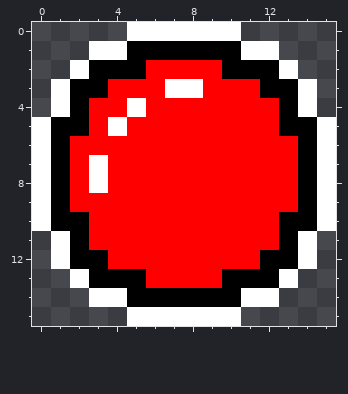
Pixel-art sprite -- DirectX2DLibraryCpp/Res/Bullet01.png. The picture above was drawn from the file before the commit.
The file is 16x16 pixels.
Once edited:
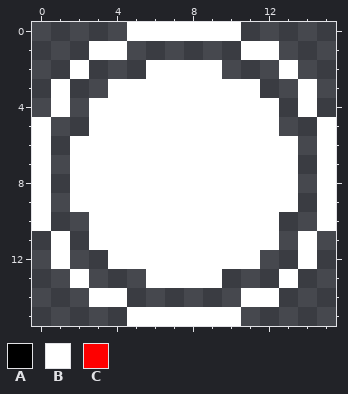
Palette (. is transparent): A #000000  B #ffffff  C #fe0000
What changed:
Changed rows in their new state; - is an unchanged pixel.
first column x 1:
 1 ----......----
 2 --...BBBB...--
 3 -..BBB--BBB..-
 4 -.BB-BBBBBBB.-
 5 ..B-BBBBBBBB..
 6 .BBBBBBBBBBBB.
 7 .B-BBBBBBBBBB.
 8 .B-BBBBBBBBBB.
 9 .BBBBBBBBBBBB.
10 ..BBBBBBBBBB..
11 -.BBBBBBBBBB.-
12 -..BBBBBBBB..-
13 --...BBBB...--
14 ----......----
Changed places in both pictures, as pixel boxes (x1, y1, x2, y2):
changed: (51, 41, 317, 307)
